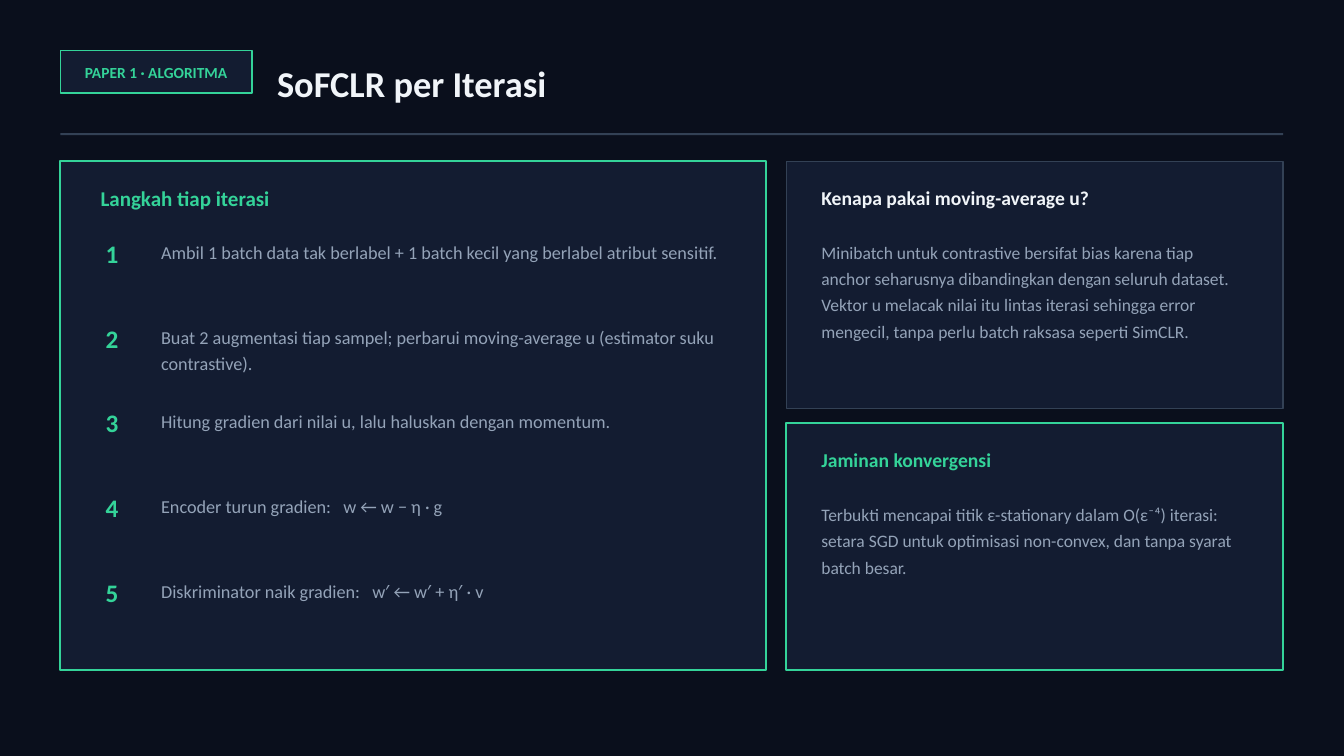
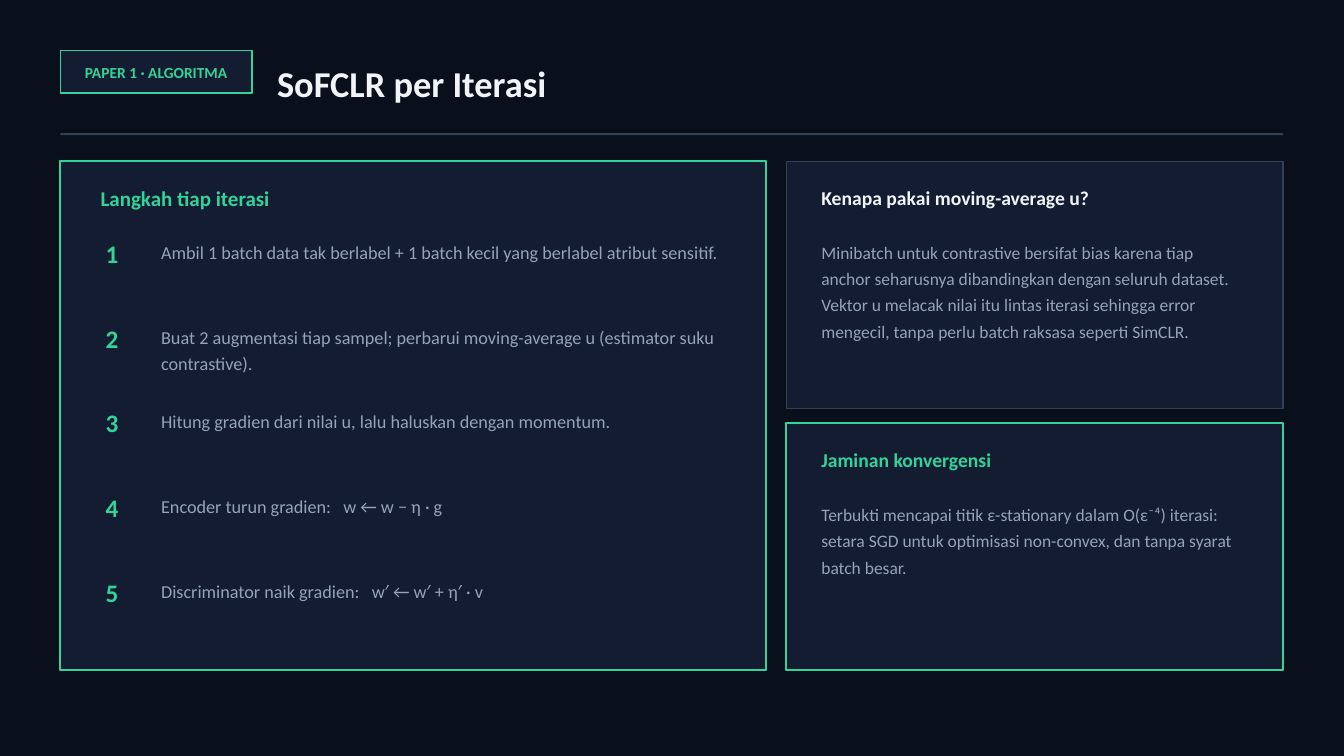
Before and after one commit to awangga/awangga.github.io, a slide deck: slide 6 of safe/metrics/SAFE-AI-Metrics.pptx. Drawn at 1344x756 pixels with LibreOffice and Linux fonts; fonts in the diff are those of the drawing. Boxes give left, top, right and bottom in pixels: in the first picture for what was removed or moved away, otherwise in the second. Text is boxed around its words. In the diff, an @@ line names an element or a change of style, - is before the commit and + after.

```diff
--- a/safe/metrics/SAFE-AI-Metrics.pptx
+++ b/safe/metrics/SAFE-AI-Metrics.pptx
@@ text at <box>161,585,483,601</box>: text changed @@
-Diskriminator naik gradien: w′ ← w′ + η′ · v
+Discriminator naik gradien: w′ ← w′ + η′ · v
```
Also in this commit, not shown: 2 other slides changed, 3 slides added, 1 other file.
